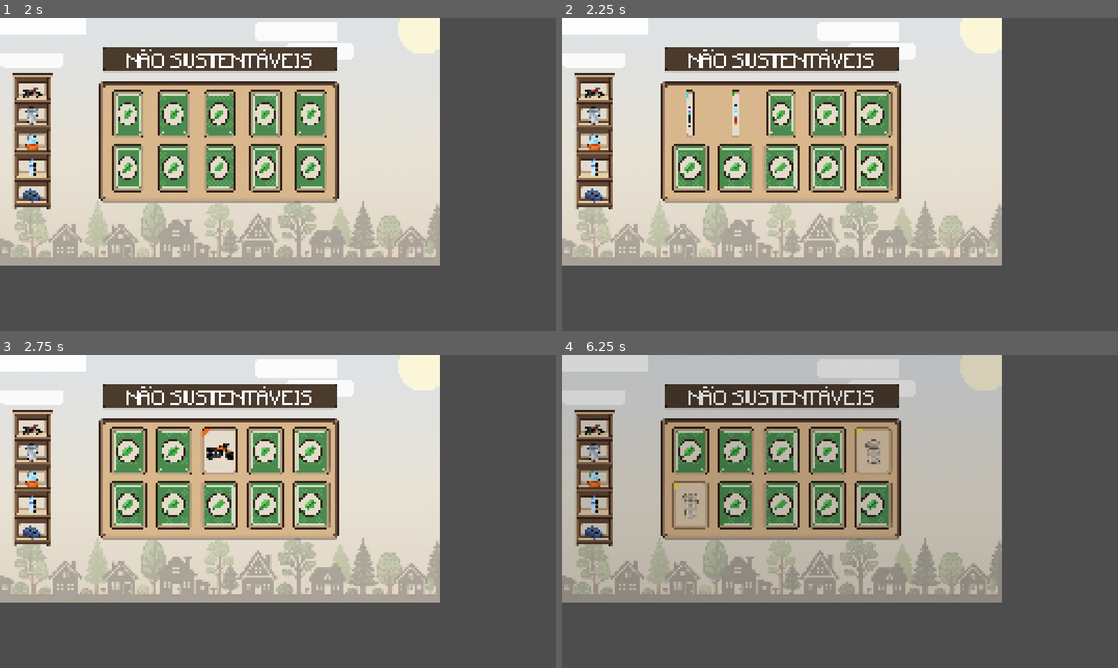
Above: before the commit, frames 1-4 (two rows, left to right).
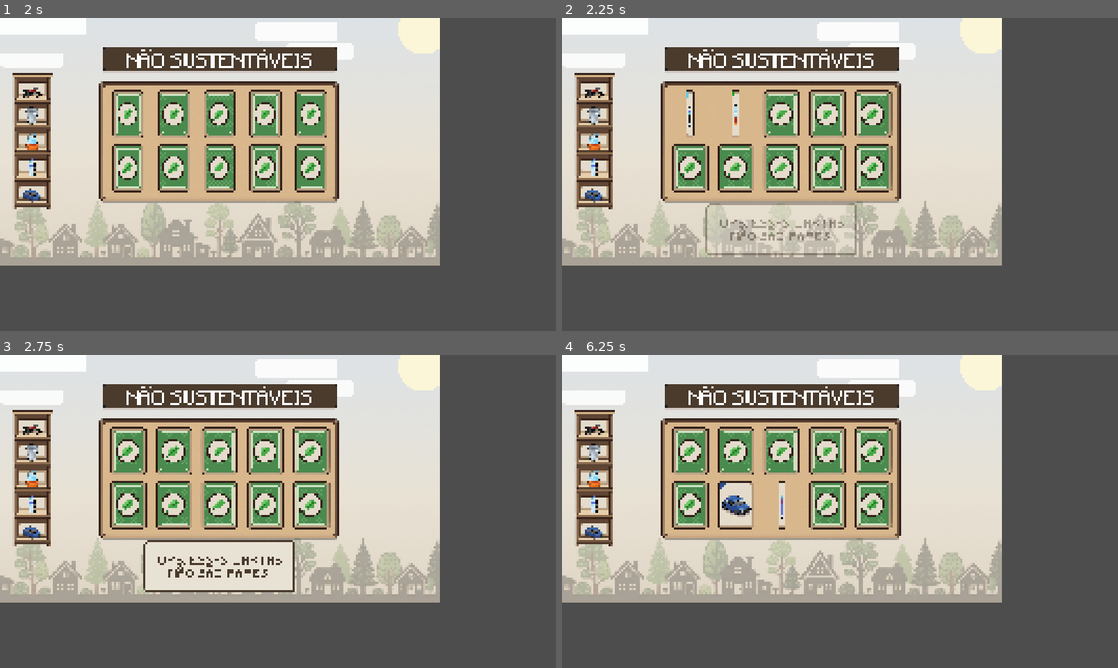
Above: after the commit, the same moments.

Repository: Matthh-hmv/logica-verde
Game: Godot game, scene res://cenas/fase_1_1.tscn
The game is run twice, just before and just after one commit, with the same random seed, the same clock (stepped at 60 frames per second) and the same inputs. The project has no main scene, so this scene is started directly.
Inputs (mouse positions are in pixels of both pictures, inside the frame that each line leads up to):
- Up to frame 1 (2 s): tap Enter at 0.5 s; move the mouse to (127, 115) at 0.52 s; click (127, 115) at 0.67 s; move the mouse to (172, 115) at 1.27 s; click (172, 115) at 1.42 s
- Up to frame 2 (2.25 s): move the mouse to (778, 115) at 2.02 s; click (778, 115) at 2.17 s
- Up to frame 3 (2.75 s): no input
- Up to frame 4 (6.25 s): move the mouse to (828, 452) at 2.77 s; click (828, 452) at 2.92 s; move the mouse to (873, 452) at 3.52 s; click (873, 452) at 3.67 s; move the mouse to (689, 505) at 4.27 s; click (689, 505) at 4.42 s; move the mouse to (734, 505) at 5.02 s; click (734, 505) at 5.17 s; move the mouse to (778, 505) at 5.77 s; click (778, 505) at 5.92 s

Frame 1 is identical in both runs. In frame 2, 2.1% of the frame differs, in the area x 25-53%, y 22-76%; in frame 3, 3.5%; in frame 4, 54%, in the area x 0-80%, y 0-80%.

Commit message:
Término da fase 1.2
Nível 2 terminado e conectado com o nível 1.

Diff:
--- a/cenas/fase_1_1.tscn
+++ b/cenas/fase_1_1.tscn
@@ -12,5 +12,7 @@
 offset_right = 1920.0
 offset_bottom = 1080.0
 texture = ExtResource("1_va754")
+metadata/_edit_use_anchors_ = true
 
 [node name="Tabuleiro" parent="." unique_id=147842450 instance=ExtResource("2_x7jwy")]
+nivel = 1
--- /dev/null
+++ b/cenas/fase_1_2.tscn
@@ -0,0 +1,18 @@
+[gd_scene format=3 uid="uid://dkvujxfx1ujg6"]
+
+[ext_resource type="Texture2D" uid="uid://6ly2s24fqpie" path="res://Assets/Fundos e telas/Fase 1_2.png" id="1_iox61"]
+[ext_resource type="PackedScene" uid="uid://btlmvi375ayuw" path="res://cenas/tabuleiroMemoria.tscn" id="3_6je4f"]
+
+[node name="fase 1_2" type="Node2D" unique_id=539166240]
+
+[node name="Fundo" type="CanvasLayer" parent="." unique_id=1338218335]
+layer = -1
+
+[node name="TextureRect" type="TextureRect" parent="Fundo" unique_id=1826424496]
+offset_right = 1920.0
+offset_bottom = 1080.0
+texture = ExtResource("1_iox61")
+metadata/_edit_use_anchors_ = true
+
+[node name="Tabuleiro" parent="." unique_id=147842450 instance=ExtResource("3_6je4f")]
+nivel = 2
--- a/cenas/pop_up.tscn
+++ b/cenas/pop_up.tscn
@@ -5,7 +5,27 @@
 [ext_resource type="Texture2D" uid="uid://cvqqpboe47sl7" path="res://Assets/ui/Popup Jogo da memória.png" id="3_o5fxh"]
 [ext_resource type="Texture2D" uid="uid://ds4btiht56xvc" path="res://Assets/Objetos/carro.png" id="4_38606"]
 [ext_resource type="Texture2D" uid="uid://btreccdgvv403" path="res://Assets/Objetos/textos_popup/texto_carro.png" id="5_cjl2n"]
+[ext_resource type="Texture2D" uid="uid://bnstbj20gtmgj" path="res://Assets/Objetos/textos_popup/texto_erro_par.png" id="6_38606"]
 [ext_resource type="Texture2D" uid="uid://c67ugeljdks1m" path="res://Assets/ui/botao - voltar.png" id="6_fy1y3"]
+[ext_resource type="Texture2D" uid="uid://cshpgr3goy4ht" path="res://Assets/Objetos/textos_popup/texto_parabens.png" id="7_cjl2n"]
+[ext_resource type="Texture2D" uid="uid://g753jhjrax45" path="res://Assets/ui/botao_voltar_pressionado.png" id="7_o5fxh"]
+
+[sub_resource type="Animation" id="Animation_cjl2n"]
+resource_name = "abreErro"
+length = 0.5
+step = 0.1
+tracks/0/type = "value"
+tracks/0/imported = false
+tracks/0/enabled = true
+tracks/0/path = NodePath("Erro:modulate")
+tracks/0/interp = 1
+tracks/0/loop_wrap = true
+tracks/0/keys = {
+"times": PackedFloat32Array(0, 0.5),
+"transitions": PackedFloat32Array(1, 1),
+"update": 0,
+"values": [Color(1, 1, 1, 0), Color(1, 1, 1, 1)]
+}
 
 [sub_resource type="Animation" id="Animation_wi5jm"]
 resource_name = "abrePopUp"
@@ -60,6 +80,39 @@
 "values": [Color(1, 1, 1, 0), Color(1, 1, 1, 1)]
 }
 
+[sub_resource type="Animation" id="Animation_8qwht"]
+resource_name = "abreVitoria"
+step = 0.1
+tracks/0/type = "value"
+tracks/0/imported = false
+tracks/0/enabled = true
+tracks/0/path = NodePath("TérminoDeFase:modulate")
+tracks/0/interp = 1
+tracks/0/loop_wrap = true
+tracks/0/keys = {
+"times": PackedFloat32Array(0, 1),
+"transitions": PackedFloat32Array(1, 1),
+"update": 0,
+"values": [Color(1, 1, 1, 0), Color(1, 1, 1, 1)]
+}
+
+[sub_resource type="Animation" id="Animation_h4cv4"]
+resource_name = "fechaErro"
+length = 0.5
+step = 0.1
+tracks/0/type = "value"
+tracks/0/imported = false
+tracks/0/enabled = true
+tracks/0/path = NodePath("Erro:modulate")
+tracks/0/interp = 1
+tracks/0/loop_wrap = true
+tracks/0/keys = {
+"times": PackedFloat32Array(0, 0.5),
+"transitions": PackedFloat32Array(1, 1),
+"update": 0,
+"values": [Color(1, 1, 1, 1), Color(1, 1, 1, 0)]
+}
+
 [sub_resource type="Animation" id="Animation_fy1y3"]
 resource_name = "fechaPopUp"
 step = 0.1
@@ -112,31 +165,65 @@
 "values": [Color(1, 1, 1, 1), Color(1, 1, 1, 0)]
 }
 
+[sub_resource type="Animation" id="Animation_3pcml"]
+resource_name = "fechaVitoria"
+length = 0.5
+step = 0.1
+tracks/0/type = "value"
+tracks/0/imported = false
+tracks/0/enabled = true
+tracks/0/path = NodePath("TérminoDeFase:modulate")
+tracks/0/interp = 1
+tracks/0/loop_wrap = true
+tracks/0/keys = {
+"times": PackedFloat32Array(0, 0.5),
+"transitions": PackedFloat32Array(1, 1),
+"update": 0,
+"values": [Color(1, 1, 1, 1), Color(1, 1, 1, 0)]
+}
+
 [sub_resource type="AnimationLibrary" id="AnimationLibrary_fy1y3"]
 _data = {
+&"abreErro": SubResource("Animation_cjl2n"),
 &"abrePopUp": SubResource("Animation_wi5jm"),
-&"fechaPopUp": SubResource("Animation_fy1y3")
+&"abreVitoria": SubResource("Animation_8qwht"),
+&"fechaErro": SubResource("Animation_h4cv4"),
+&"fechaPopUp": SubResource("Animation_fy1y3"),
+&"fechaVitoria": SubResource("Animation_3pcml")
 }
 
 [node name="PopUP" type="Area2D" unique_id=873226036]
 script = ExtResource("1_wi5jm")
 
 [node name="Fundo" type="Sprite2D" parent="." unique_id=1368007168]
-modulate = Color(1, 1, 1, 0.50980395)
+modulate = Color(1, 1, 1, 0)
 position = Vector2(960, 540)
 texture = ExtResource("2_fy1y3")
 
 [node name="PopUp" type="Sprite2D" parent="." unique_id=68945529]
+modulate = Color(1, 1, 1, 0)
 position = Vector2(960, 435)
 texture = ExtResource("3_o5fxh")
 
 [node name="Objeto" type="Sprite2D" parent="." unique_id=674993365]
+modulate = Color(1, 1, 1, 0)
 position = Vector2(960, 435)
 texture = ExtResource("4_38606")
 
 [node name="Texto" type="Sprite2D" parent="." unique_id=1288942425]
+modulate = Color(1, 1, 1, 0)
 position = Vector2(960, 925)
 texture = ExtResource("5_cjl2n")
+
+[node name="Erro" type="Sprite2D" parent="." unique_id=493233051]
+modulate = Color(1, 1, 1, 0)
+position = Vector2(960, 925)
+texture = ExtResource("6_38606")
+
+[node name="TérminoDeFase" type="Sprite2D" parent="." unique_id=156684299]
+modulate = Color(1, 1, 1, 0)
+position = Vector2(960, 925)
+texture = ExtResource("7_cjl2n")
 
 [node name="AnimationPlayer" type="AnimationPlayer" parent="." unique_id=1079725971]
 libraries/ = SubResource("AnimationLibrary_fy1y3")
@@ -147,5 +234,6 @@
 offset_right = 1472.6057
 offset_bottom = 972.0
 texture_normal = ExtResource("6_fy1y3")
+texture_pressed = ExtResource("7_o5fxh")
 stretch_mode = 0
 flip_h = true
--- a/cenas/tabuleiroMemoria.tscn
+++ b/cenas/tabuleiroMemoria.tscn
@@ -5,6 +5,7 @@
 
 [node name="Tabuleiro" type="Node2D" unique_id=147842450]
 script = ExtResource("1_o7njt")
+nivel = null
 metadata/_edit_vertical_guides_ = [960.0]
 metadata/_edit_horizontal_guides_ = [540.0]
 
--- a/scripts/carta_base.gd
+++ b/scripts/carta_base.gd
@@ -11,12 +11,21 @@
 
 var id:int = -1
 
-var listaTexturaNaoRenovaveis:Dictionary = {
-	0: "res://Assets/Cartas/cartaCarro.png",
-	1: "res://Assets/Cartas/cartaCopoPlastico.png",
-	2: "res://Assets/Cartas/cartaGarrafaPlastico.png",
-	3: "res://Assets/Cartas/cartaMoto.png",
-	4: "res://Assets/Cartas/cartaSacola.png"
+var listaTexturaPorNivel:Dictionary = {
+	1: {
+		0: "res://Assets/Cartas/cartaCarro.png",
+		1: "res://Assets/Cartas/cartaCopoPlastico.png",
+		2: "res://Assets/Cartas/cartaGarrafaPlastico.png",
+		3: "res://Assets/Cartas/cartaMoto.png",
+		4: "res://Assets/Cartas/cartaSacola.png"
+	},
+	2:{
+		0: "res://Assets/Cartas/cartaOnibus.png",
+		1: "res://Assets/Cartas/cartaCaneca.png",
+		2: "res://Assets/Cartas/cartaGarrafaReutilizavel.png",
+		3: "res://Assets/Cartas/cartaBicicleta.png",
+		4: "res://Assets/Cartas/cartaEcobag.png"
+	}
 }
 
 func _ready() -> void:
@@ -33,18 +42,21 @@
 
 #TEXTURA DAS CARTAS
 
-func setTextura(newId:int) -> void:
+func setTextura(newId:int, nivel: int) -> void:
 	id = newId
-	setTexturaId()
+	setTexturaId(nivel)
 	await get_tree().create_timer(1.5).timeout
 	anim.play("escondeCarta")
 	isFlipped = false
 	isLocked = false
 
-func setTexturaId() -> void: #muda a textura da carta
-	if not listaTexturaNaoRenovaveis.has(id):
+func setTexturaId(nivel: int) -> void: #muda a textura da carta
+	if not listaTexturaPorNivel.has(nivel):
 		return
-	textura_frente.texture = load(listaTexturaNaoRenovaveis[id])
+	var listaTextura: Dictionary  = listaTexturaPorNivel[nivel]
+	if not listaTextura.has(id):
+		return
+	textura_frente.texture = load(listaTextura[id])
 
 func aberta() -> void: #carta fechada
 	if isLocked or isFlipped:
--- a/scripts/pop_up_objetos.gd
+++ b/scripts/pop_up_objetos.gd
@@ -4,22 +4,42 @@
 @onready var objeto: Sprite2D = $Objeto
 @onready var texto: Sprite2D = $Texto
 @onready var anim: AnimationPlayer = $AnimationPlayer
+@onready var botao: TextureButton = $BotaoContinuar
+var id:= -1
 
 
-var listaObjetosNaoRenovaveis:Dictionary = {
-	0: "res://Assets/Objetos/carro.png",
-	1: "res://Assets/Objetos/copo_plastico.png",
-	2: "res://Assets/Objetos/Garrafa_de_agua_de_plastico.png",
-	3: "res://Assets/Objetos/Moto.png",
-	4: "res://Assets/Objetos/sacola_de_plastico.png"
+var listaObjetoNivel:Dictionary = {
+	1: {
+		0: "res://Assets/Objetos/carro.png",
+		1: "res://Assets/Objetos/copo_plastico.png",
+		2: "res://Assets/Objetos/Garrafa_de_agua_de_plastico.png",
+		3: "res://Assets/Objetos/Moto.png",
+		4: "res://Assets/Objetos/sacola_de_plastico.png"
+	},
+	2: {
+		0: "res://Assets/Objetos/onibus.png",
+		1: "res://Assets/Objetos/caneca.png",
+		2: "res://Assets/Objetos/garrafa_reutilizavel.png",
+		3: "res://Assets/Objetos/bicicleta.png",
+		4: "res://Assets/Objetos/ecobag.png"
+	}
 }
 
-var listaTextoNaoRenovaveis:Dictionary ={
-	0: "res://Assets/Objetos/textos_popup/texto_carro.png",
-	1: "res://Assets/Objetos/textos_popup/texto_copo_plastico.png",
-	2: "res://Assets/Objetos/textos_popup/texto_garrafa_de_agua_de_plastico.png",
-	3: "res://Assets/Objetos/textos_popup/texto_moto.png",
-	4: "res://Assets/Objetos/textos_popup/texto_sacola_de_plastico.png"
+var listaTextoNivel:Dictionary ={
+	1: {
+		0: "res://Assets/Objetos/textos_popup/texto_carro.png",
+		1: "res://Assets/Objetos/textos_popup/texto_copo_plastico.png",
+		2: "res://Assets/Objetos/textos_popup/texto_garrafa_de_agua_de_plastico.png",
+		3: "res://Assets/Objetos/textos_popup/texto_moto.png",
+		4: "res://Assets/Objetos/textos_popup/texto_sacola_de_plastico.png"
+		},
+	2: {
+		0: "res://Assets/Objetos/textos_popup/texto_onibus.png",
+		1: "res://Assets/Objetos/textos_popup/texto_caneca.png",
+		2: "res://Assets/Objetos/textos_popup/texto_garrafa_reutilizavel.png",
+		3: "res://Assets/Objetos/textos_popup/texto_bicicleta.png",
+		4: "res://Assets/Objetos/textos_popup/texto_ecobag.png"
+	}
 }
 
 func _ready() -> void:
@@ -28,12 +48,10 @@
 
 
 #Textura do popUp
-var id:= -1
-@onready var botao: TextureButton = $BotaoContinuar
 
-func mostraPopUp(newId:int) -> void:
+func mostraPopUp(newId:int, nivel: int) -> void:
 	id = newId
-	setTexturaId()
+	setTexturaId(nivel)
 	await get_tree().create_timer(1).timeout
 	anim.play("abrePopUp")
 	anim.advance(0) #tira Bug de visualização que estava dando
@@ -47,8 +65,32 @@
 	await anim.animation_finished
 	visible = false
 
-func setTexturaId() -> void: #muda a textura da carta
-	if not (listaObjetosNaoRenovaveis.has(id) or listaTextoNaoRenovaveis.has(id)):
+func setTexturaId(nivel: int) -> void: #muda a textura da carta
+	if not (listaObjetoNivel.has(nivel) or listaTextoNivel.has(nivel)):
 		return
-	objeto.texture = load(listaObjetosNaoRenovaveis[id])
-	texto.texture = load(listaTextoNaoRenovaveis[id])
+	var listaObjeto: Dictionary  = listaObjetoNivel[nivel]
+	var listaTexto: Dictionary = listaTextoNivel[nivel]
+	if not (listaObjeto.has(id) and listaTexto.has(id)):
+		return
+	objeto.texture = load(listaObjeto[id])
+	texto.texture = load(listaTexto[id])
+
+func erroPar() -> void:
+	anim.play("abreErro")
+	visible = true
+	#Colocar narração de erro
+	await get_tree().create_timer(2).timeout
+	anim.play("fechaErro")
+	await anim.animation_finished
+	visible = false
+
+func finalizaMemoria() -> void:
+	anim.play("abreVitoria")
+	visible = true
+	#Colocar narração de vitoria
+	botao.show()
+	await botao.pressed
+	botao.hide()
+	anim.play("fechaVitoria")
+	await anim.animation_finished
+	visible = false
--- a/scripts/tabuleiroMemoria.gd
+++ b/scripts/tabuleiroMemoria.gd
@@ -1,5 +1,6 @@
 extends Node2D
 class_name TabuleiroMemoria
+@export var nivel: int = 1
 
 const POPUP := preload("res://cenas/pop_up.tscn")
 const CARTACENA:= preload("res://cenas/carta_base.tscn")
@@ -10,6 +11,7 @@
 
 var cartaSelecionada:Array[CartaBase] = []
 var lockInput:bool = false
+var acertos:int = 0
 
 var comparaCarta:Timer
 var comparaDelay:float = 0.6
@@ -33,7 +35,7 @@
 
 			var carta: CartaBase = CARTACENA.instantiate()
 			add_child(carta)
-			carta.setTextura(pares[index])
+			carta.setTextura(pares[index], nivel)
 			index += 1
 			carta.scale = Vector2(0.2, 0.2)
 			carta.position = Vector2(
@@ -91,17 +93,23 @@
 
 	var a:= cartaSelecionada[0]
 	var b:= cartaSelecionada[1]
-
+	var popup: popUpBase = POPUP.instantiate()
+	add_child(popup)
 	if a.id == b.id:
 		a.par()
 		b.par()
-		var popup: popUpBase = POPUP.instantiate()
-		add_child(popup)
-		await popup.mostraPopUp(a.id)
-		popup.queue_free()
+		acertos += 1
+		await popup.mostraPopUp(a.id, nivel)
+		if acertos == 5:
+			await popup.finalizaMemoria()
+			if nivel == 1:
+				get_tree().change_scene_to_file("res://cenas/fase_1_2.tscn")
+		#else:
+			#vai entrar a fase 3
 	else:
 		a.fechada()
 		b.fechada()
-
+		await popup.erroPar()
+	popup.queue_free()
 	cartaSelecionada.clear()
 	lockInput = false
Binary file added: Assets/Fundos e telas/Fase 1_2.png
Not shown, added: Assets/Fundos e telas/Fase 1_2.png.import
Renamed: Assets/Objetos/garrafa_reutilizavel_pixelart.png -> Assets/Objetos/garrafa_reutilizavel.png
Not shown, changed: Assets/Objetos/garrafa_reutilizavel.png.import
Binary file added: Assets/Objetos/textos_popup/texto_erro_par.png
Not shown, added: Assets/Objetos/textos_popup/texto_erro_par.png.import
Binary file added: Assets/Objetos/textos_popup/texto_parabens.png
Not shown, added: Assets/Objetos/textos_popup/texto_parabens.png.import
Binary file added: Assets/ui/Fase 1_2.png
Not shown, added: Assets/ui/Fase 1_2.png.import
Binary file added: Assets/ui/botao_voltar_pressionado.png
Not shown, added: Assets/ui/botao_voltar_pressionado.png.import
